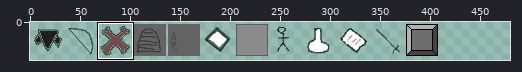
One commit to this sprite sheet: core/assets/main.png. The picture above shows the old version from afar; the outline marks the close-up.
Close-up. First the earlier version:
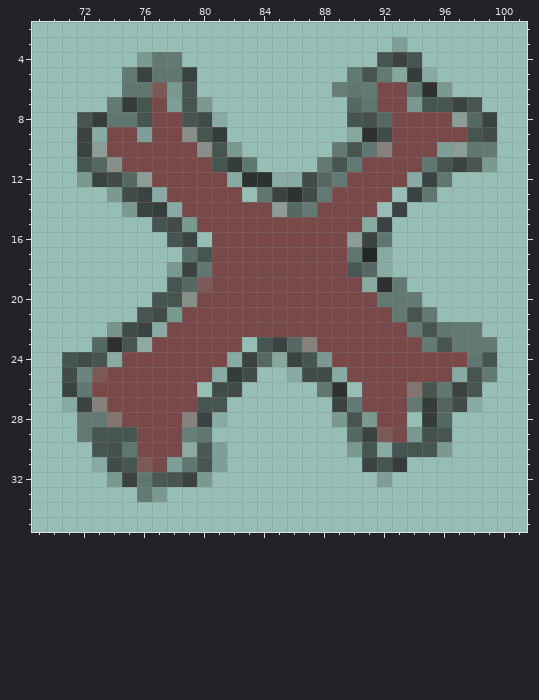
The file is 512x64 pixels. Pixels under 10% opacity are left out. Colours within 5 levels of each other are drawn and written as one. Shown: x 69..101, y 2..35. The wide view leaves out empty margins. The commit also changed other parts of the picture, which this record leaves out.
After:
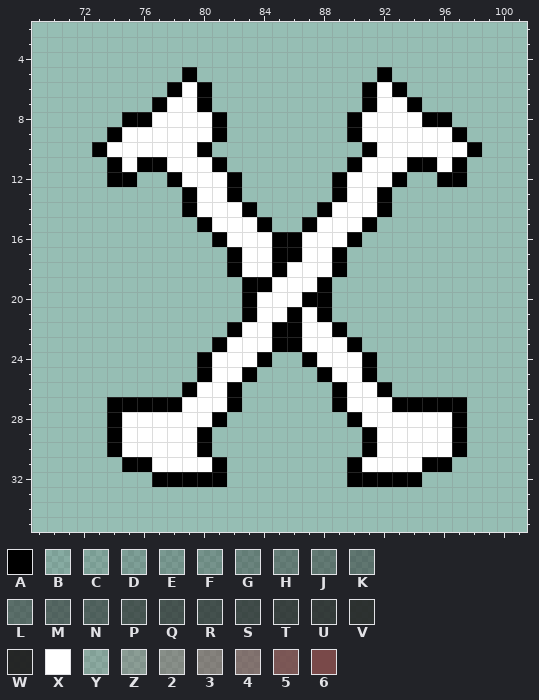
Palette (. is transparent): A #000000  B #1e1e1e1f  C #1e1e1e25  D #1e1e1e32  E #1e1e1e3b  F #1e1e1e44  G #1e1e1e5c  H #1e1e1e66  J #1e1e1e6d  K #1e1e1e73  L #1e1e1e7e  M #1e1e1e89  N #1e1e1e8f  P #1e1e1ea2  Q #1e1e1ea8  R #1e1e1eae  S #1e1e1eb5  T #1e1e1ec4  U #1e1e1ece  V #1e1e1edf  W #1e1e1ef1  X #ffffff  Y #56363626  Z #6b414144  2 #72454562  3 #75474781  4 #774848a0  5 #784949df  6 #794949
Difference:
Changed rows in their new state; - is an unchanged pixel.
first column x 71:
 3 ----------------------.------
 4 -----...-------------...-----
 5 ----....A----------..A...----
 6 ----...AXA--------..AXA...---
 7 ---...AXXA---------.AXXA....-
 8 -...AAXXXXA--------AXXXXAA...
 9 -..AXXXXXXA--------AXXXXXXA..
10 -.AXXXXXXA..------..AXXXXXXA.
11 -..AXAAXXXA..----..AXXXAAXA..
12 -..AA..AXXXA......AXXXA..AA--
13 ---.....AXXA-.....AXXA-..----
14 ----....AXXXA....AXXXA.------
15 ------...AXXXA..AXXXA.-------
16 -------..-AXXXAAXXXA..-------
17 --------...AXXAAXXA...-------
18 -------....AXXAXXXA...-------
19 -------.....AAXXXA.....------
20 ------......AXXXAA......-----
21 -----.......AXXAXA.......----
22 ---........AXXAAXXA.........-
23 --........AXXXAAXXXA.........
24 .........AXXXA..AXXXA........
25 .........AXXA--..AXXA........
26 ........AXXA-----.AXXA......-
27 ...AAAAAXXXA------AXXXAAAAA.-
28 -..AXXXXXXA-------.AXXXXXXA--
29 -..AXXXXXA---------.AXXXXXA--
30 --.AXXXXXA.--------.AXXXXXA--
31 --..AAXXXXA--------AXXXXAA---
32 ---...AAAAA--------AAAAA-----
33 -----..----------------------
Boxes around the changes in both close-ups, in picture pixels (x1, y1, x2, y2):
changed: (62, 37, 497, 502)
